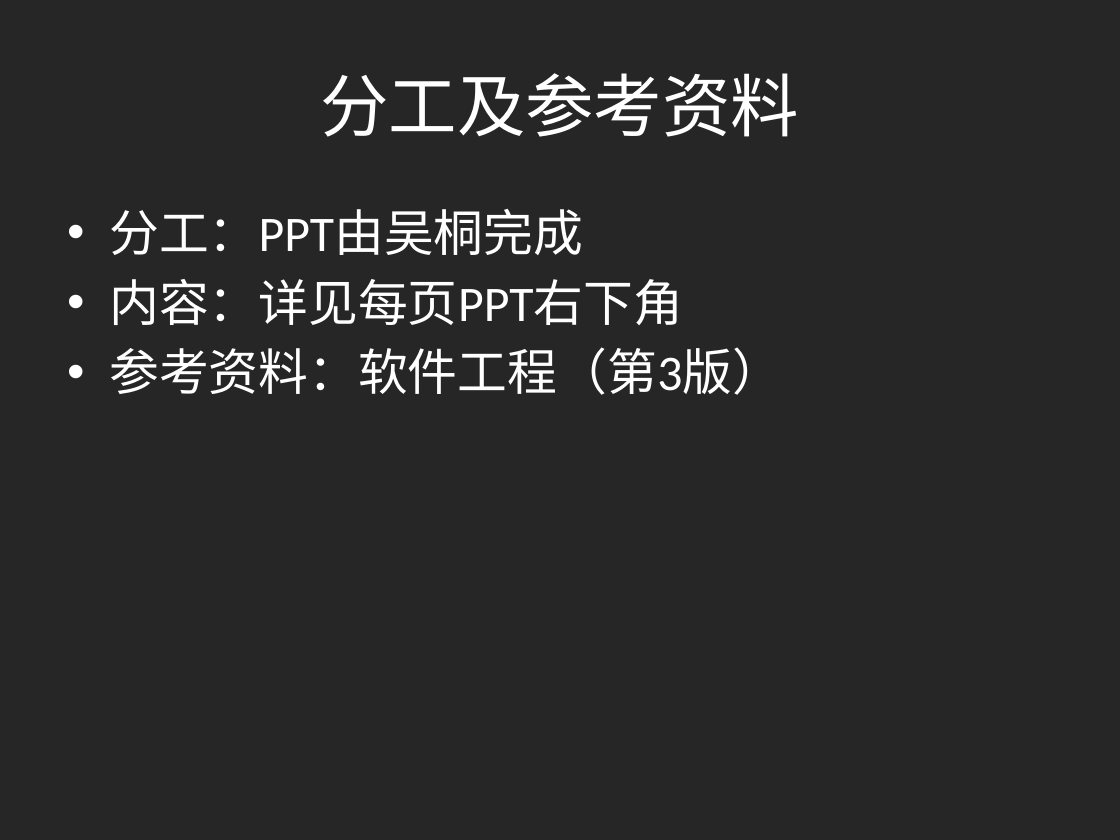
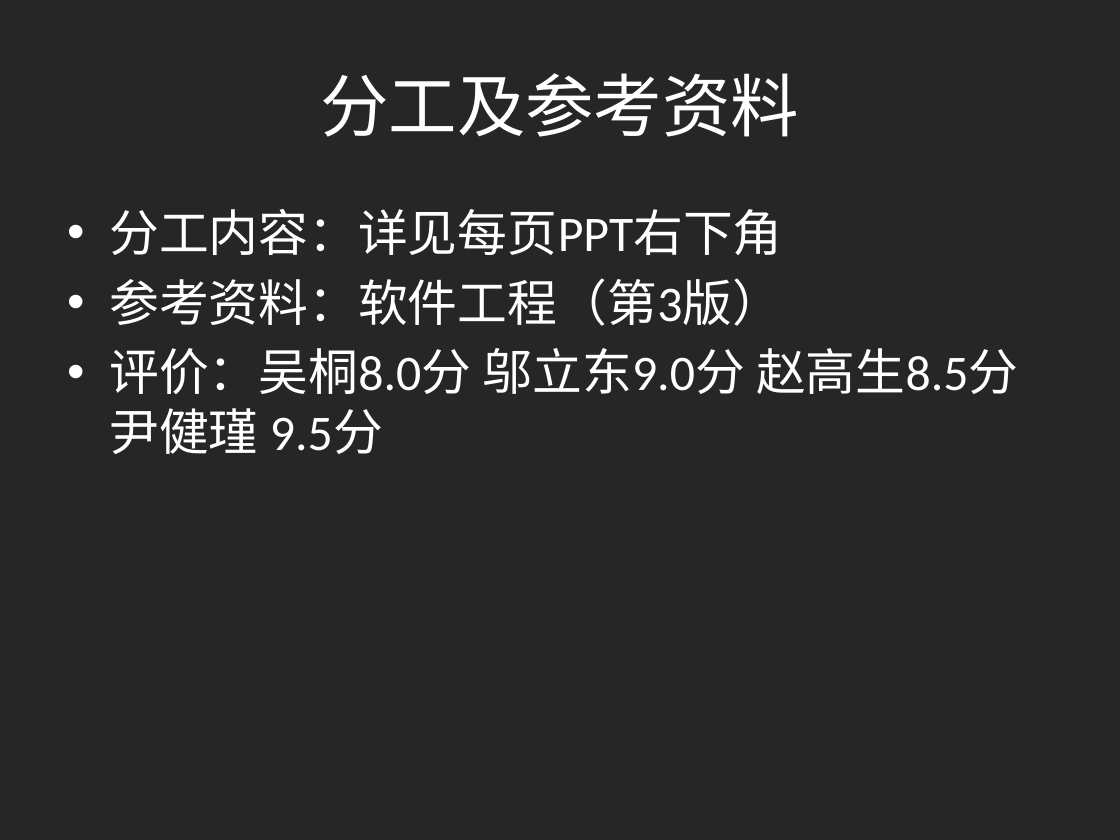
Before and after one commit to shangzhaoxiaozi/PRD-21, a slide deck: slide 27 of PRD-21-C2/非受控文档/项目评审文档/需求工程计划.pptx. Drawn at 1120x840 pixels with LibreOffice and Linux fonts; fonts in the diff are those of the drawing. Boxes give left, top, right and bottom in pixels: in the first picture for what was removed or moved away, otherwise in the second. Text is boxed around its words. In the diff, an @@ line names an element or a change of style, - is before the commit and + after.

```diff
--- a/PRD-21-C2/非受控文档/项目评审文档/需求工程计划.pptx
+++ b/PRD-21-C2/非受控文档/项目评审文档/需求工程计划.pptx
@@ text at box(109, 209, 782, 255): text changed @@
-• 分工：PPT由吴桐完成
-• 内容：详见每页PPT右下角
+• 分工内容：详见每页PPT右下角
@@ text at box(109, 348, 1018, 454): paragraph added @@
+• 评价：吴桐8.0分 邬立东9.0分 赵高生8.5分尹健瑾 9.5分
```
Also in this commit, not shown: 2 other slides changed.
